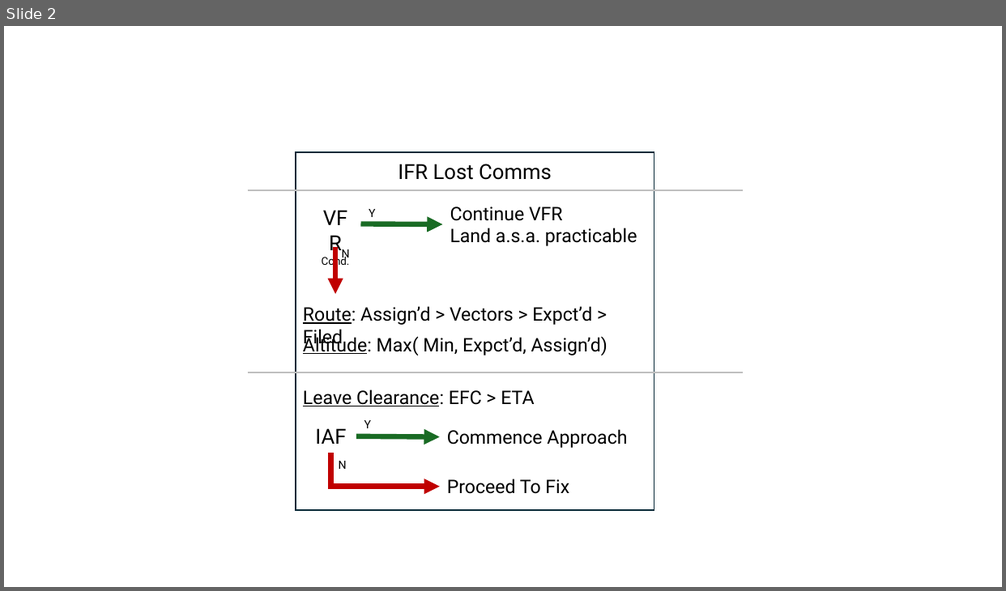
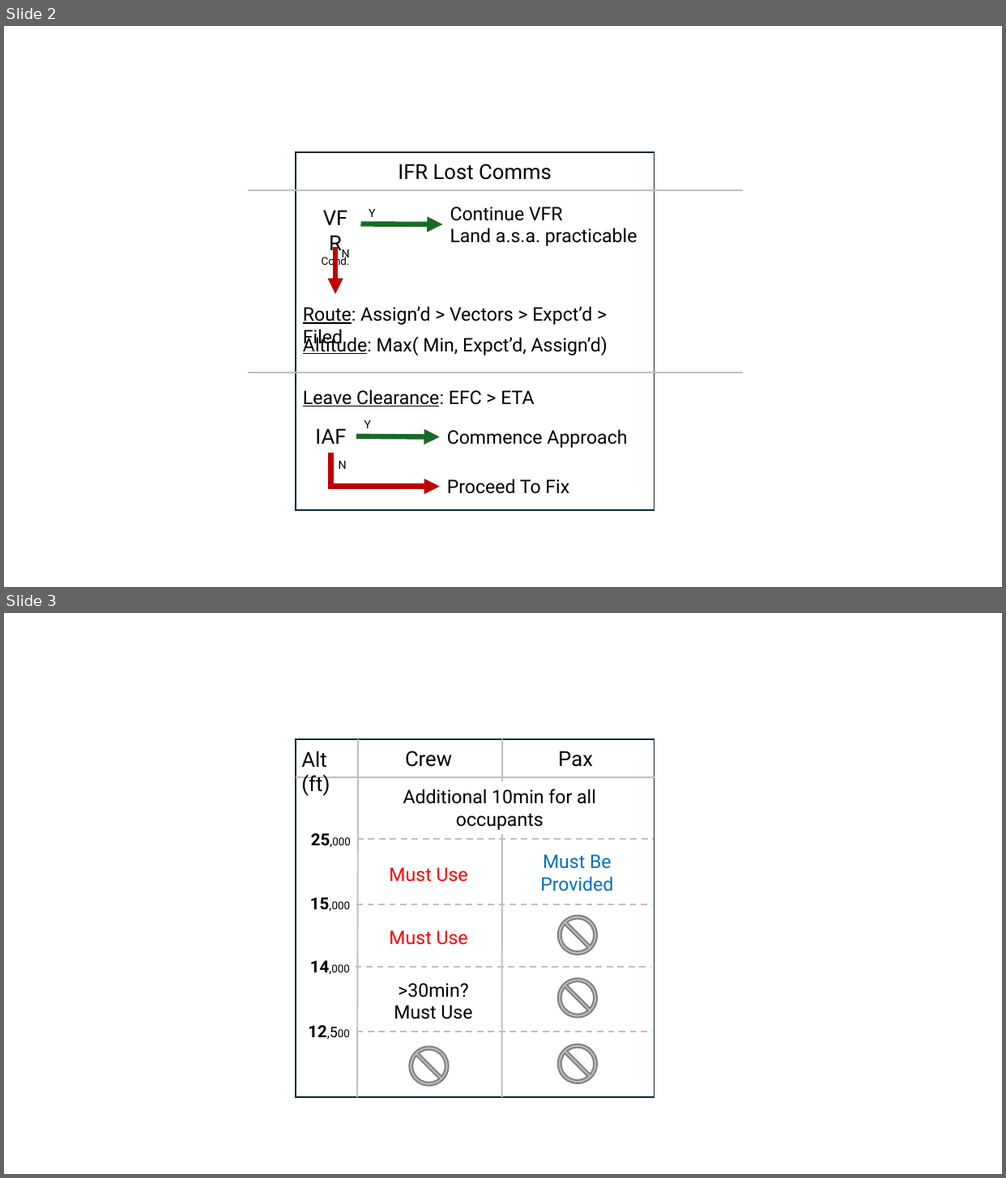
Before and after one commit to jcjollant/gakneeboard, a slide deck: docs/Tiles.pptx. Shown one above the other, each under a label of ours: slide 2 before the commit, slides 2 and 3 after it. The pictures are 1006x591 and 1006x1178 pixels, drawn with LibreOffice and Linux fonts; fonts in the diff are those of the drawing. Boxes give left, top, right and bottom in pixels: in the first picture for what was removed or moved away, otherwise in the second. Text is boxed around its words. In the diff, an @@ line names an element or a change of style, - is before the commit and + after.

```diff
--- a/docs/Tiles.pptx
+++ b/docs/Tiles.pptx
@@ slide 3 added at [4, 613, 1002, 1174], background #FFFFFF @@
@@ rectangle added at [296, 739, 654, 1098], outline #092A39 1.5 pt @@
@@ text added at [301, 751, 330, 796], 20 pt, text #000000 @@
+Alt (ft)
@@ line added from (358, 739) to (357, 1098), #BFBFBF 1.5 pt @@
@@ text added at [405, 751, 452, 767], 20 pt, text #000000 @@
+Crew
@@ line added from (503, 739) to (502, 1098), #BFBFBF 1.5 pt @@
@@ text added at [558, 751, 593, 767], 20 pt, text #000000 @@
+Pax
@@ line added from (296, 777) to (654, 777), #BFBFBF 1.5 pt @@
@@ text added at [403, 789, 596, 830], 18 pt, text #000000 @@
+Additional 10min for all occupants
@@ text added at [311, 833, 351, 846], 10.5 pt, text #000000 @@
+25,000
@@ line added from (357, 839) to (654, 839), #BFBFBF 1.5 pt dashed @@
@@ text added at [540, 854, 613, 892], 18 pt, text #0070C0 @@
+Must Be Provided
@@ text added at [389, 867, 468, 882], 18 pt, text #FF0000 @@
+Must Use
@@ text added at [310, 897, 351, 910], 10.5 pt, text #000000 @@
+15,000
@@ line added from (356, 905) to (653, 905), #BFBFBF 1.5 pt dashed @@
@@ no-entry sign added at [558, 915, 597, 954], fill #BFBFBF, outline #808080 1.5 pt @@
@@ text added at [389, 931, 468, 945], 18 pt, text #FF0000 @@
+Must Use
@@ text added at [310, 960, 350, 973], 10.5 pt, text #000000 @@
+14,000
@@ line added from (355, 967) to (651, 967), #BFBFBF 1.5 pt dashed @@
@@ text added at [394, 983, 472, 1020], 18 pt, text #000000 @@
+>30min?
+Must Use
@@ no-entry sign added at [558, 978, 597, 1017], fill #BFBFBF, outline #808080 1.5 pt @@
@@ text added at [308, 1025, 326, 1037], 16 pt, text #000000 @@
+12,500
@@ line added from (356, 1033) to (653, 1033), #BFBFBF 1.5 pt dashed @@
@@ no-entry sign added at [410, 1047, 449, 1086], fill #BFBFBF, outline #808080 1.5 pt @@
@@ no-entry sign added at [558, 1045, 597, 1084], fill #BFBFBF, outline #808080 1.5 pt @@
```
Also in this commit, not shown: 1 other file.
